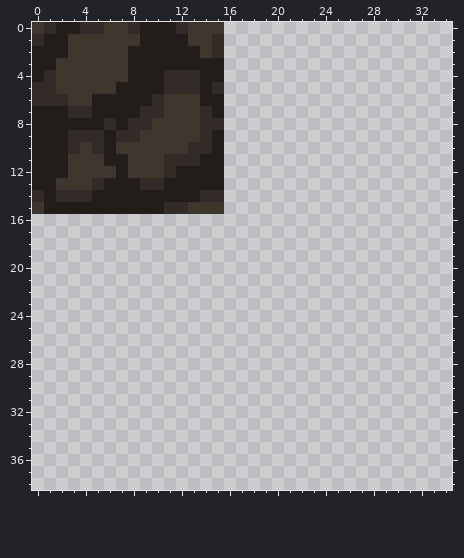
Two states of a pixel-art file, GraftGuard/Content/Environment/Tilesets/solid_walls_1.aseprite. The first picture shows the starting point.
128x128 pixels, 1 frame. Shown: x 0..34, y 0..38.
New version:
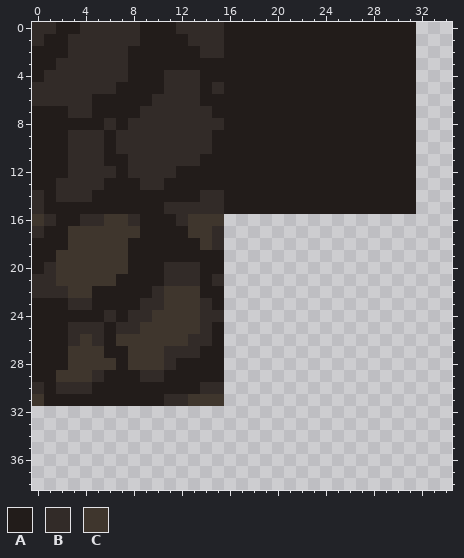
Palette (. is transparent): A #221c1a  B #322b28  C #3f362d
Edits made:
y 0: x 0 C -> B; x 6..7 CC -> BB; x 13..31 CCC................ -> BBBAAAAAAAAAAAAAAAA
y 1: x 3..8 CCCCCC -> BBBBBB; x 13..14 CC -> BB; x 16..31 ................ -> AAAAAAAAAAAAAAAA
y 2: x 3..7 CCCCC -> BBBBB; x 14 C -> B; x 16..31 ................ -> AAAAAAAAAAAAAAAA
y 3..4: x 2..7 CCCCCC -> BBBBBB; x 16..31 ................ -> AAAAAAAAAAAAAAAA
y 5: x 2..6 CCCCC -> BBBBB; x 16..31 ................ -> AAAAAAAAAAAAAAAA
y 6: x 3..4 CC -> BB; x 11..13 CCC -> BBB; x 16..31 ................ -> AAAAAAAAAAAAAAAA
y 7: x 11..13 CCC -> BBB; x 16..31 ................ -> AAAAAAAAAAAAAAAA
y 8: x 10..13 CCCC -> BBBB; x 16..31 ................ -> AAAAAAAAAAAAAAAA
y 9: x 9..13 CCCCC -> BBBBB; x 16..31 ................ -> AAAAAAAAAAAAAAAA
y 10: x 4 C -> B; x 7..12 CCCCCC -> BBBBBB; x 16..31 ................ -> AAAAAAAAAAAAAAAA
y 11: x 3..5 CCC -> BBB; x 8..10 CCC -> BBB; x 16..31 ................ -> AAAAAAAAAAAAAAAA
y 12: x 3..6 CCCC -> BBBB; x 8..10 CCC -> BBB; x 16..31 ................ -> AAAAAAAAAAAAAAAA
y 13: x 2..4 CCC -> BBB; x 16..31 ................ -> AAAAAAAAAAAAAAAA
y 14: x 16..31 ................ -> AAAAAAAAAAAAAAAA
y 15: x 0 C -> B; x 13..31 CCC................ -> BBBAAAAAAAAAAAAAAAA
y 16: x 0..15 ................ -> CBAABBCCBAAABCCC
y 17: x 0..15 ................ -> BAACCCCCCAAAACCB
y 18: x 0..15 ................ -> AAACCCCCAAAAAACB
y 19: x 0..15 ................ -> AACCCCCCAAAAAAAA
y 20: x 0..15 ................ -> ABCCCCCCAAABBBAA
y 21: x 0..15 ................ -> BBCCCCCAAAABBBAB
y 22: x 0..15 ................ -> BBBCCAAAAABCCCAA
y 23: x 0..15 ................ -> AAABBAAAABBCCCBA
y 24: x 0..15 ................ -> AAAAAABABBCCCCBB
y 25: x 0..15 ................ -> AAABBBABBCCCCCBA
y 26: x 0..15 ................ -> AAABCBACCCCCCBBA
y 27: x 0..15 ................ -> AAACCCAACCCBBBAA
y 28: x 0..15 ................ -> AAACCCCACCCBAAAA
y 29: x 0..15 ................ -> AACCCBAAABBAAAAA
y 30: x 0..15 ................ -> BABBBAAAAAAAAABB
y 31: x 0..15 ................ -> CAAAAAAAAAABBCCC
